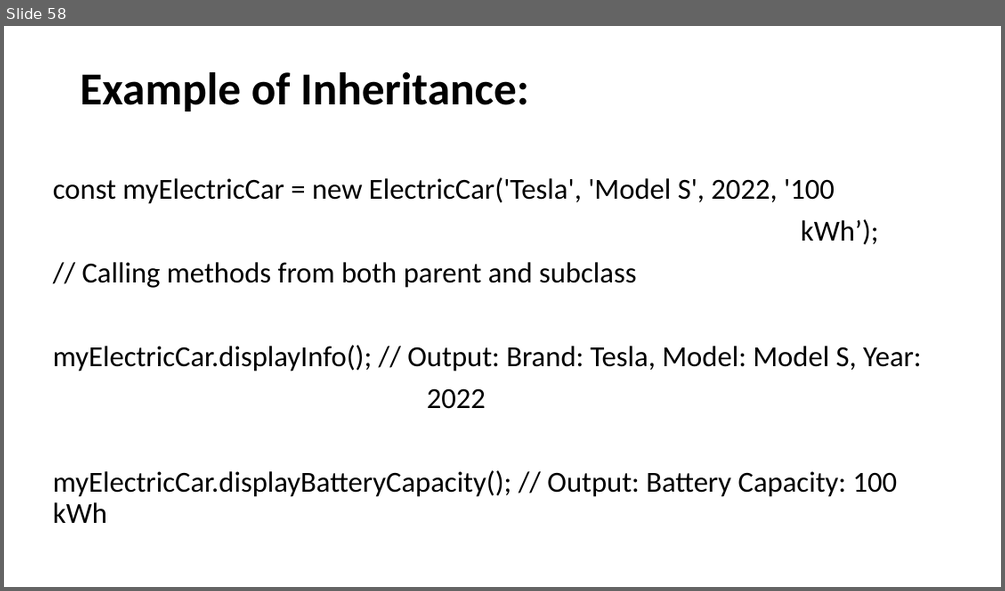
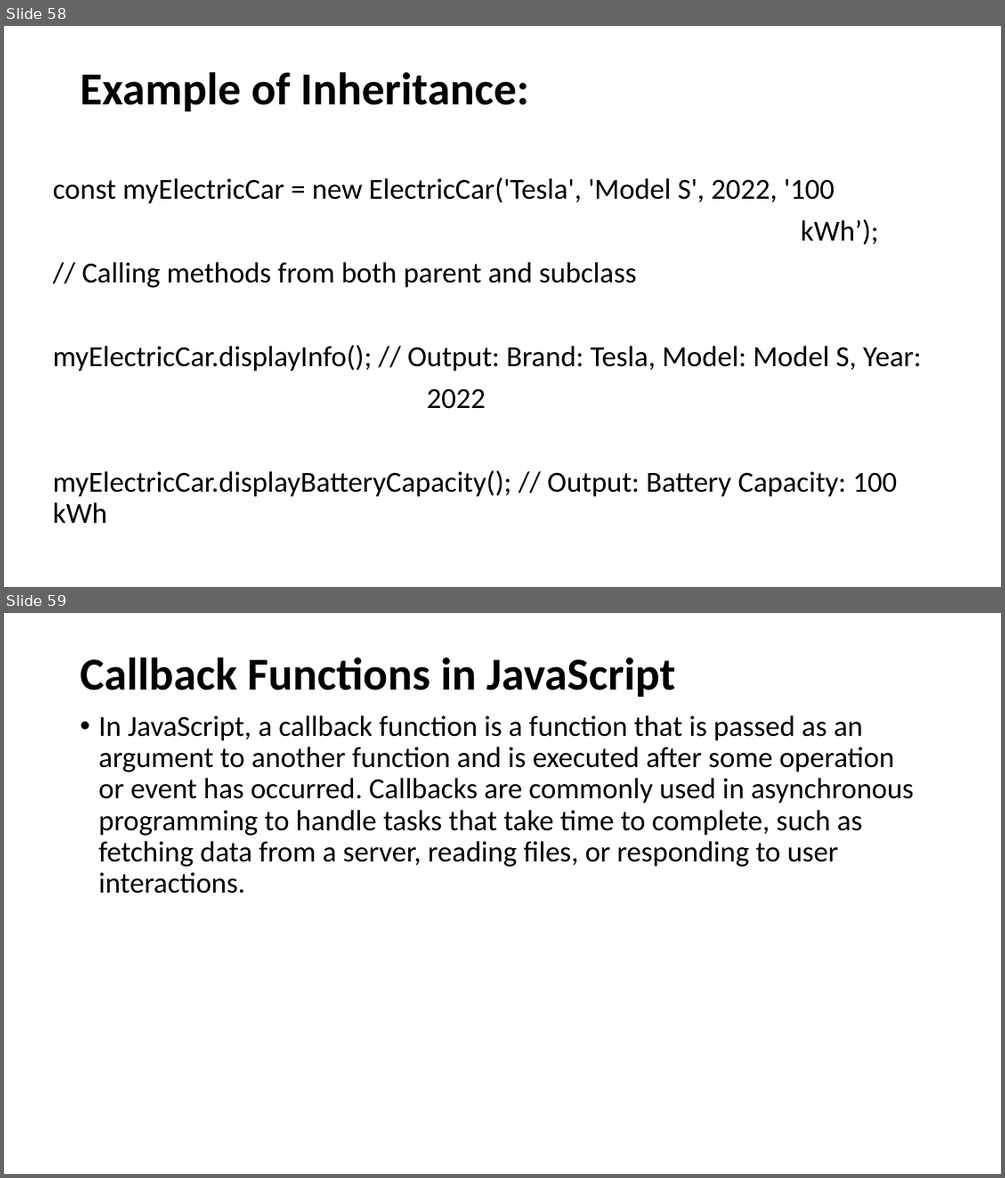
Before and after one commit to SethLK/JavaScript-Wizard-Course-for-Beginners, a slide deck: JavaScript Master Course for Beginners.pptx. Shown one above the other, each under a label of ours: slide 58 before the commit, slides 58 and 59 after it. The pictures are 1005x591 and 1005x1178 pixels, drawn with LibreOffice and Linux fonts; fonts in the diff are those of the drawing. Boxes give left, top, right and bottom in pixels: in the first picture for what was removed or moved away, otherwise in the second. Text is boxed around its words. In the diff, an @@ line names an element or a change of style, - is before the commit and + after.

Commit message:
Add callbacked to pptx

```diff
--- a/JavaScript Master Course for Beginners.pptx
+++ b/JavaScript Master Course for Beginners.pptx
@@ slide 59 added at (4, 613, 1001, 1174), background #FFFFFF @@
@@ title added at (80, 657, 675, 697), 44 pt, text #000000, bold @@
+Callback Functions in JavaScript
@@ text added at (98, 715, 914, 893), 28 pt, text #000000 @@
+• In JavaScript, a callback function is a function that is passed as an argument to another function and is executed after some operation or event has occurred. Callbacks are commonly used in asynchronous programming to handle tasks that take time to complete, such as fetching data from a server, reading files, or responding to user interactions.
```
Also in this commit, not shown: 2 other slides added.
